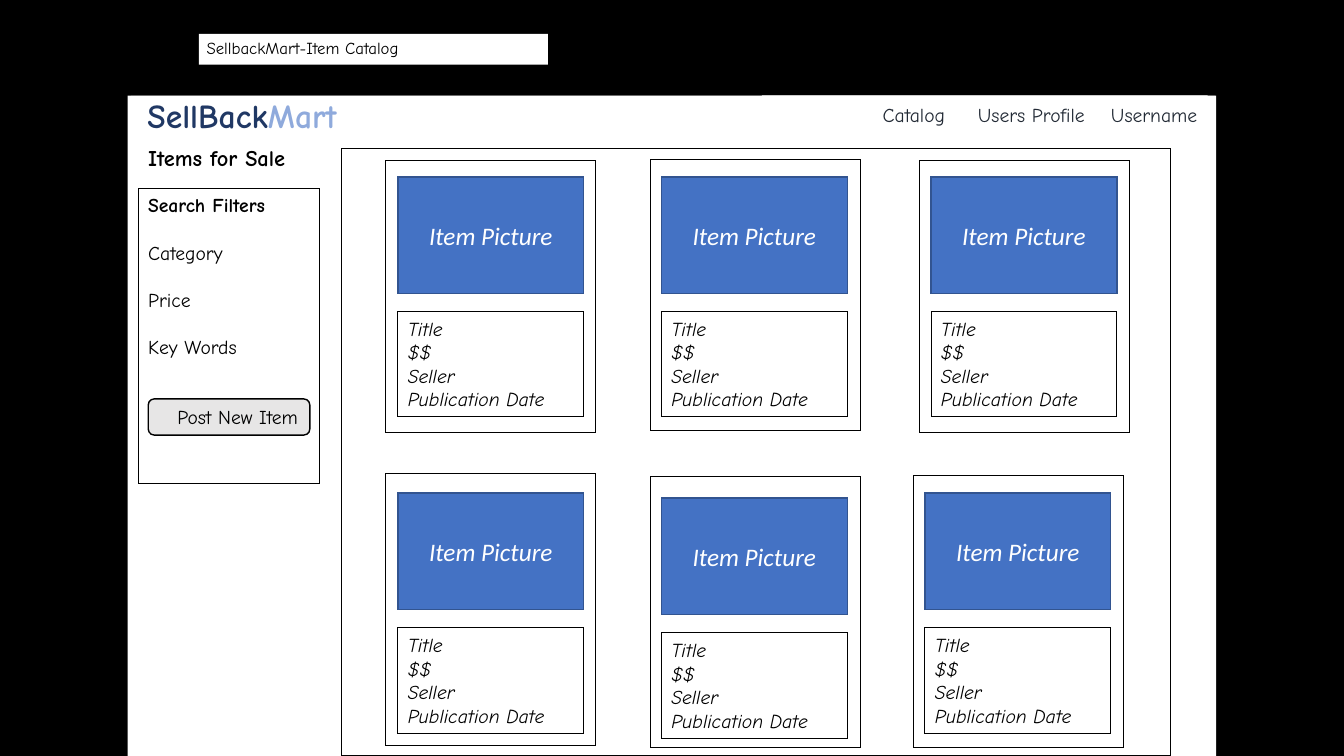
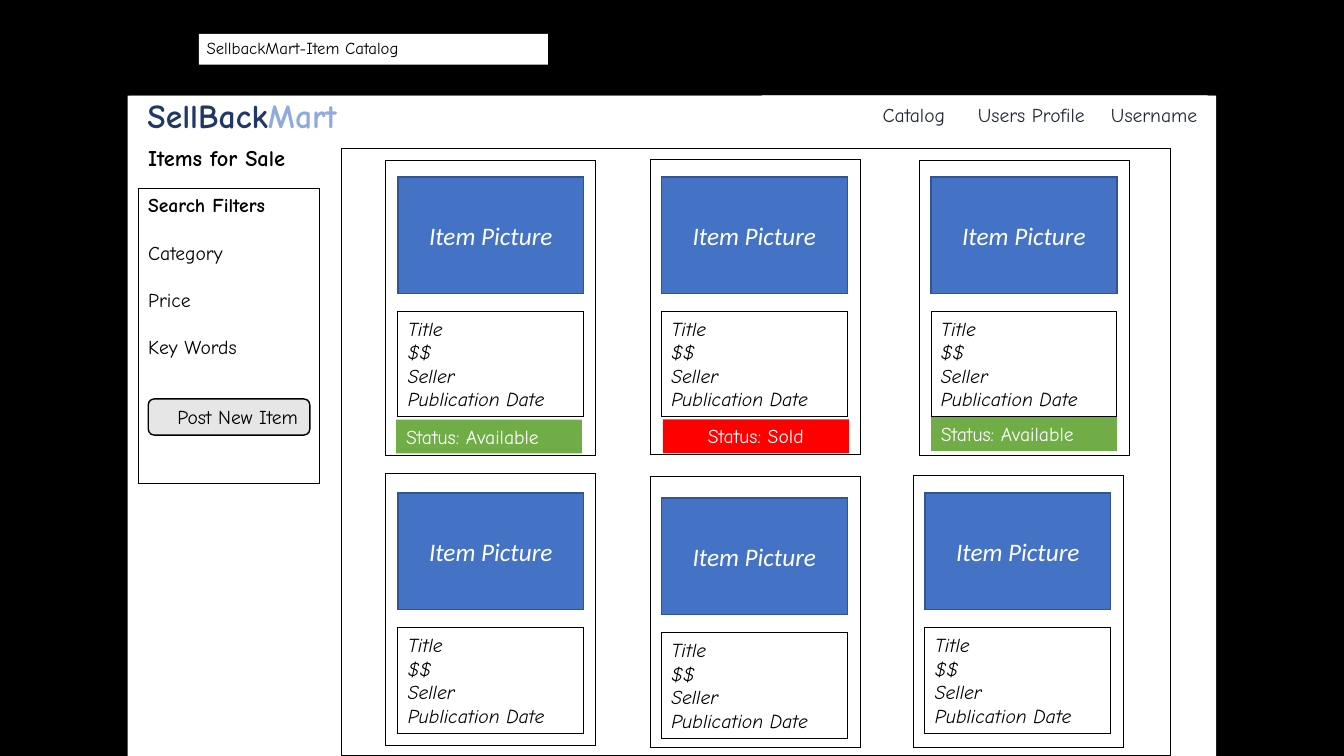
Before and after one commit to byllynho/SellBackMart, a slide deck: slide 7 of docs/wireframes/wireframes_2.1.pptx. Drawn at 1344x756 pixels with LibreOffice and Linux fonts; fonts in the diff are those of the drawing; background and template pictures are left out. Boxes give left, top, right and bottom in pixels: in the first picture for what was removed or moved away, otherwise in the second. Text is boxed around its words. In the diff, an @@ line names an element or a change of style, - is before the commit and + after.

```diff
--- a/docs/wireframes/wireframes_2.1.pptx
+++ b/docs/wireframes/wireframes_2.1.pptx
@@ rectangle: place and size @@
-rectangle at <box>386,161,596,433</box>
+rectangle at <box>386,161,596,457</box>
@@ rectangle: place and size @@
-rectangle at <box>651,159,861,431</box>
+rectangle at <box>651,159,861,455</box>
@@ rectangle: place and size @@
-rectangle at <box>920,161,1129,433</box>
+rectangle at <box>920,161,1129,457</box>
@@ rectangle added at <box>396,419,582,454</box>, fill #70AD47, 14 pt, text #FFFFFF @@
+Status: Available
@@ rectangle added at <box>663,419,849,454</box>, fill #FF0000, 14 pt, text #FFFFFF @@
+Status: Sold
@@ rectangle added at <box>932,417,1117,452</box>, fill #70AD47, 14 pt, text #FFFFFF @@
+Status: Available
```
Also in this commit, not shown: 1 other slide changed, 2 other files.
